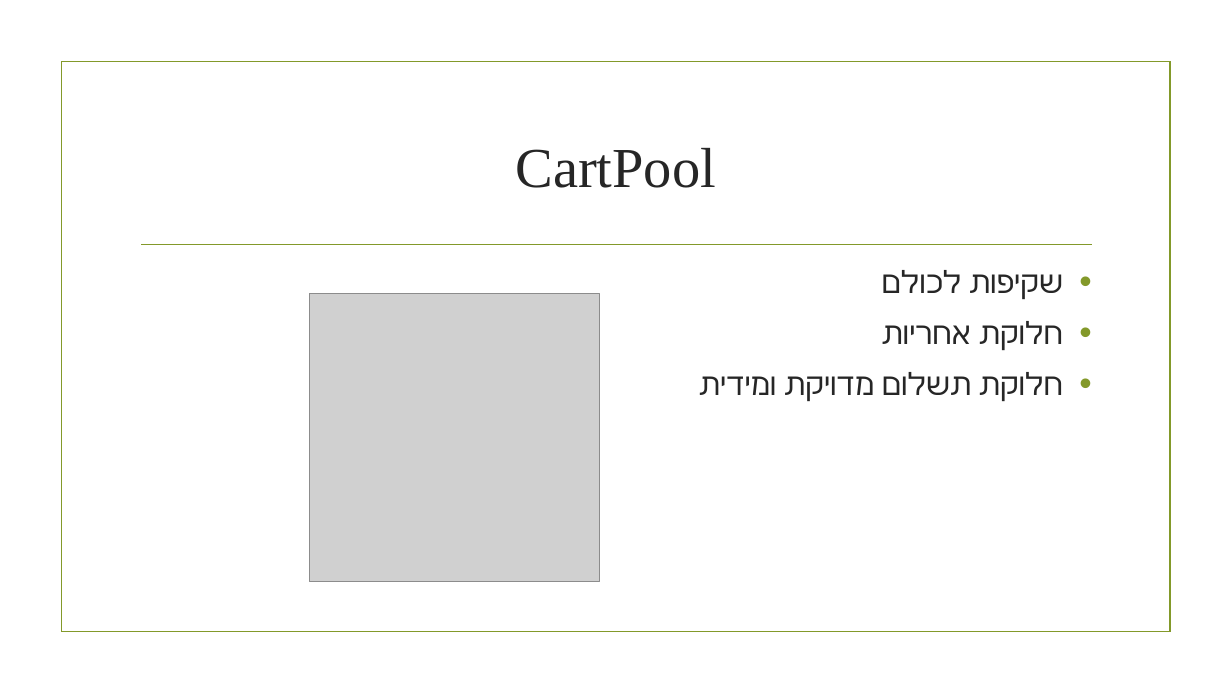
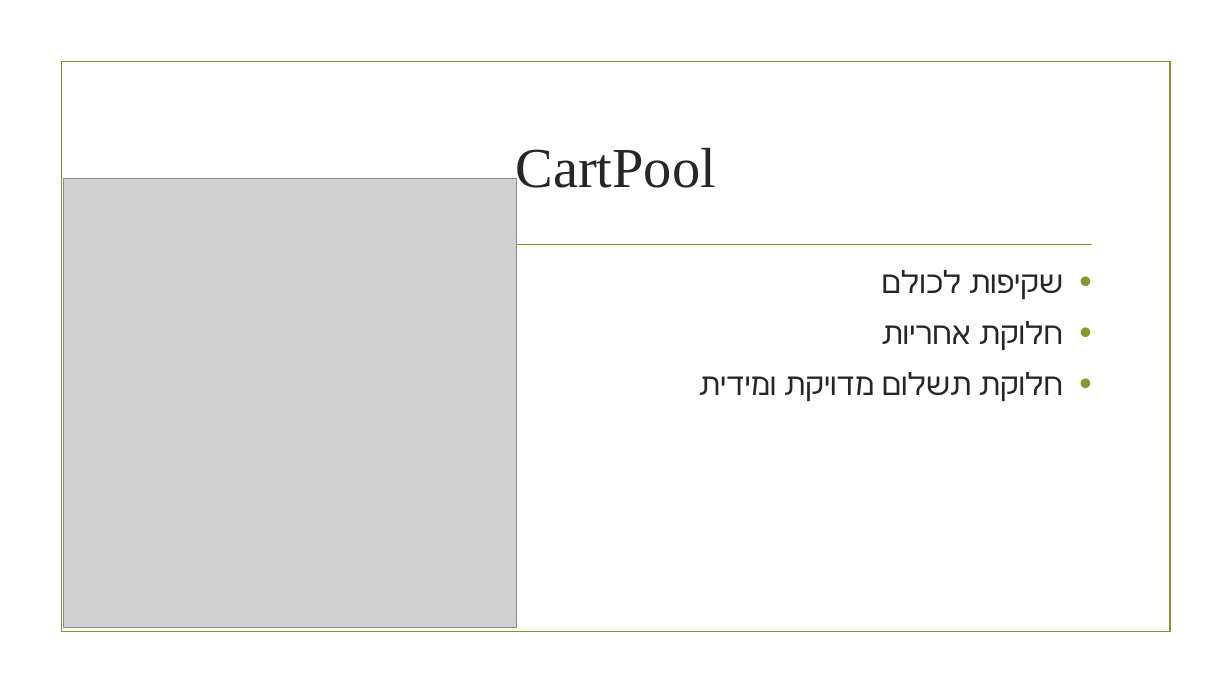
Before and after one commit to Barak2222/HackIdc2017, a slide deck: slide 6 of Pitch.pptx (slide 3 before the commit). Drawn at 1232x693 pixels with LibreOffice and Linux fonts; fonts in the diff are those of the drawing; grey boxes stand for pictures; background and template pictures are left out. Boxes give left, top, right and bottom in pixels: in the first picture for what was removed or moved away, otherwise in the second. Text is boxed around its words. In the diff, an @@ line names an element or a change of style, - is before the commit and + after.

Commit message:
PPT

```diff
--- a/Pitch.pptx
+++ b/Pitch.pptx
@@ title "CartPool" rewrapped from box(516, 148, 717, 188) to box(516, 148, 717, 198) @@
@@ picture: place and size @@
-picture at box(310, 294, 600, 582)
+picture at box(64, 178, 516, 628)
```
Also in this commit, not shown: 2 other slides changed, 3 slides added.
